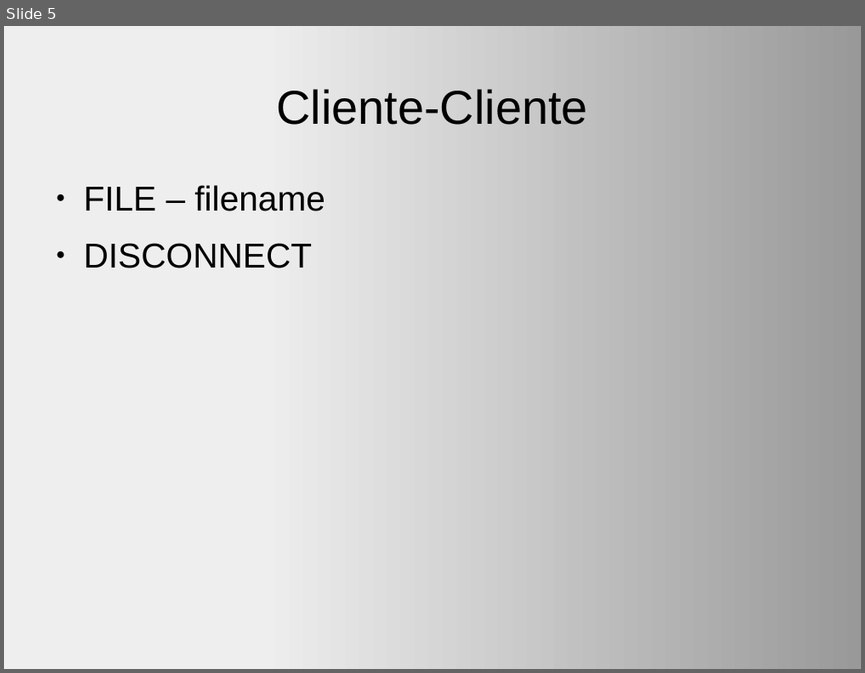
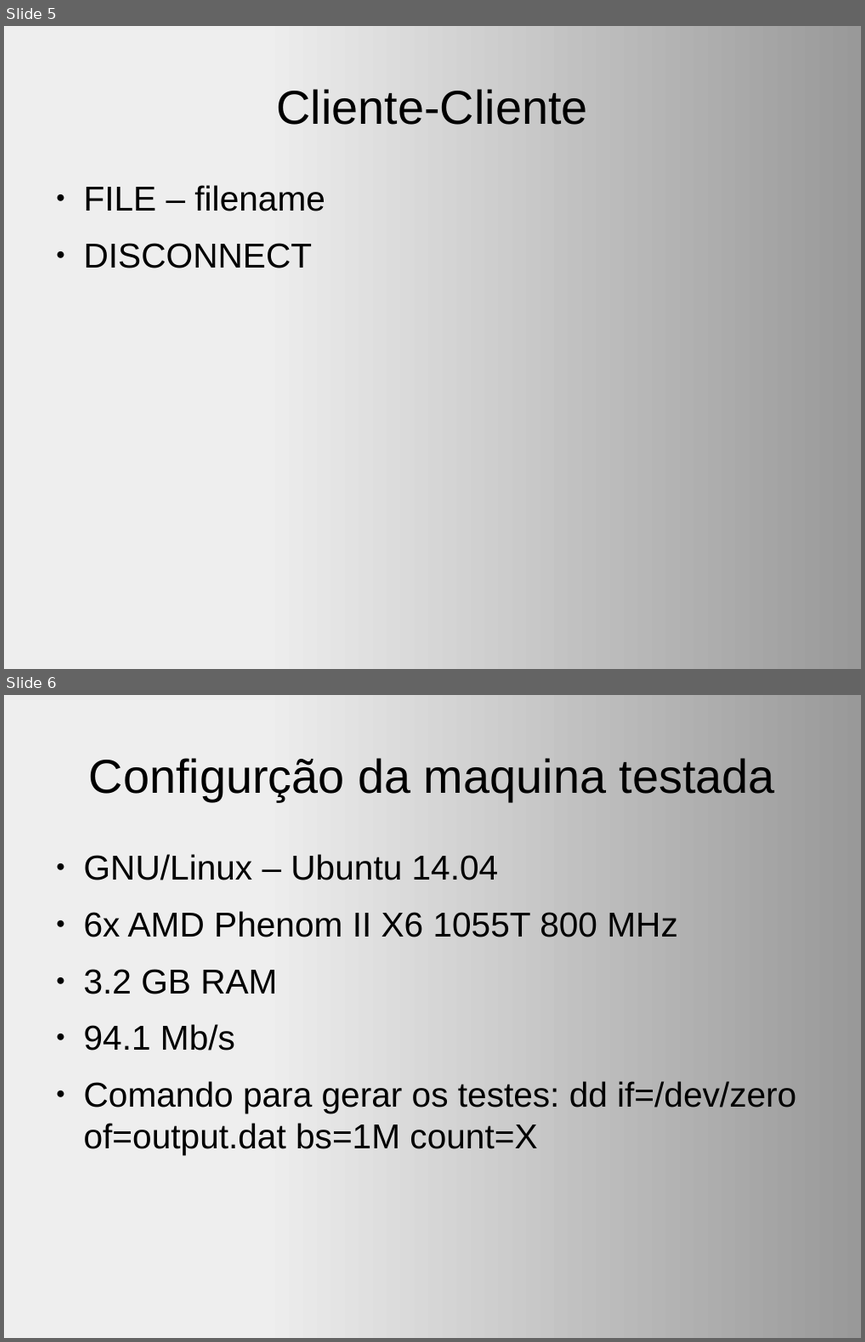
Before and after one commit to rulojuka/listas, a slide deck: mac0448/ep2/slides.odp. Shown one above the other, each under a label of ours: slide 5 before the commit, slides 5 and 6 after it. The pictures are 865x673 and 865x1342 pixels, drawn with LibreOffice and Linux fonts; fonts in the diff are those of the drawing. Boxes give left, top, right and bottom in pixels: in the first picture for what was removed or moved away, otherwise in the second. Text is boxed around its words. In the diff, an @@ line names an element or a change of style, - is before the commit and + after.

Commit message:
Tudo acertado. Envio final para o paca.

```diff
--- a/mac0448/ep2/slides.odp
+++ b/mac0448/ep2/slides.odp
@@ slide 6 added at (4,695,861,1338), background gradient #EEEEEE to #999999 @@
@@ title added at (89,758,775,801), 44 pt, text #000000 @@
+Configurção da maquina testada
@@ text added at (84,854,796,1155), 32 pt, text #000000 @@
+● GNU/Linux – Ubuntu 14.04
+● 6x AMD Phenom II X6 1055T 800 MHz
+● 3.2 GB RAM
+● 94.1 Mb/s
+● Comando para gerar os testes: dd if=/dev/zero of=output.dat bs=1M count=X
```
Also in this commit, not shown: 2 slides changed, 3 other slides added, 2 other files.
